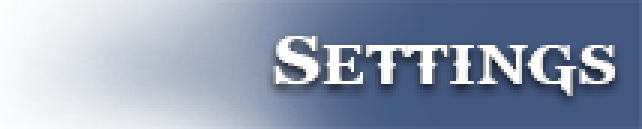
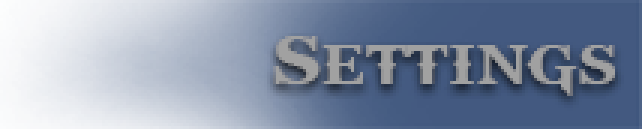
Layer changes from the first 642×129 image to the second:
painted on "Settings" over 273, 36, 615, 96
